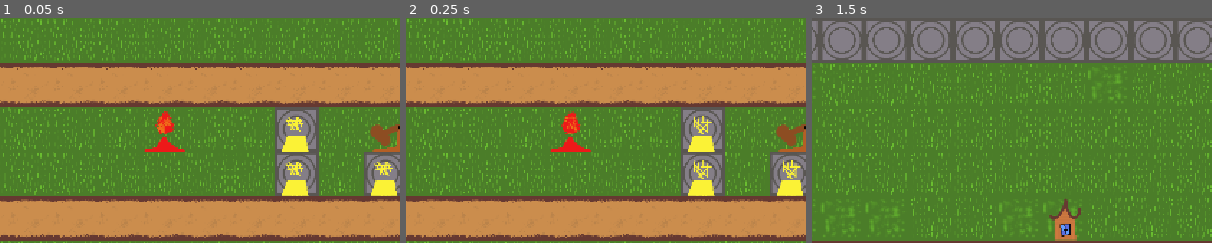
Above: before the commit, frames 1-3 (left to right).
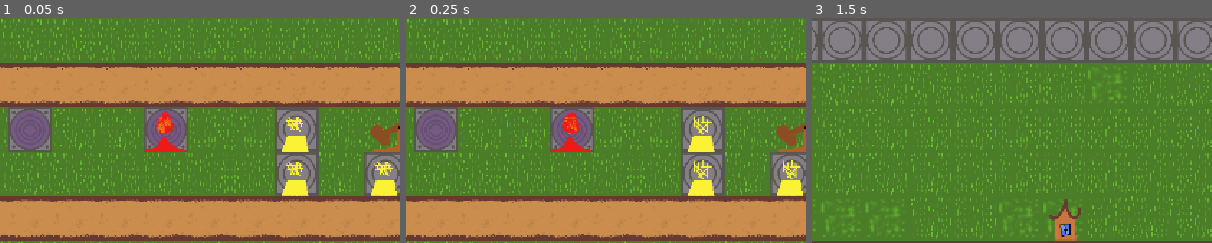
Above: after the commit, the same moments.

Repository: PeanutPiglet/SlimeTiming
Game: Godot game, scene res://levels/level0.tscn
Two runs of this game, one before a commit and one after it. Both use one fixed random seed, a clock stepped at 60 frames per second and the inputs below.
Inputs:
- Up to frame 1 (0.05 s): no input
- Up to frame 2 (0.25 s): no input
- Up to frame 3 (1.5 s): hold Right (ui_right) 0.53-1.28 s; hold Shift (active) 0.53-1.28 s; tap 1 (spawn1) at 0.8, 1.35 s; tap Enter at 1.25 s; hold Down (ui_down) from 1.28 s (still down)
The pictures show only the part of the screen within x 21-71%, y 0-50%; the shares and areas given below are measured in that part.

The runs differ from the first frame. In frame 1, 3.8% of the frame differs, in the area x 2-47%, y 39-60%; in frame 2, 3.8%; in frame 3, nothing differs.

Commit message:
fix: adjust teleporter visuals

Diff:
--- a/levels/level0.tscn
+++ b/levels/level0.tscn
@@ -7,6 +7,7 @@
 [ext_resource type="PackedScene" uid="uid://bptuvu374ctg8" path="res://towers/base.tscn" id="4_4kw1h"]
 [ext_resource type="PackedScene" uid="uid://xqoft64y02u2" path="res://towers/fire_tower.tscn" id="5_4kw1h"]
 [ext_resource type="PackedScene" uid="uid://d2j5oolsvoady" path="res://towers/hammertower.tscn" id="7_3vj3r"]
+[ext_resource type="PackedScene" uid="uid://ceusvvbxxqo4l" path="res://special/tower_teleporter.tscn" id="8_p8yh6"]
 
 [node name="Level1" type="Node2D" unique_id=1507277628]
 script = ExtResource("1_7sc02")
@@ -24,6 +25,7 @@
 [node name="tower_list" type="Node2D" parent="." unique_id=1557023929]
 
 [node name="Firetower" parent="tower_list" unique_id=1669962692 instance=ExtResource("5_4kw1h")]
+z_index = 5
 position = Vector2(452, 128)
 
 [node name="Zaptower" parent="tower_list" unique_id=141794231 instance=ExtResource("3_7sc02")]
@@ -45,3 +47,12 @@
 
 [node name="Hammertower" parent="tower_list" unique_id=1346624466 instance=ExtResource("7_3vj3r")]
 position = Vector2(768, 128)
+
+[node name="TowerTeleporter" parent="tower_list" unique_id=464087738 node_paths=PackedStringArray("destination", "tower") instance=ExtResource("8_p8yh6")]
+position = Vector2(452, 128)
+destination = NodePath("../TowerTeleporter2")
+tower = NodePath("../Firetower")
+
+[node name="TowerTeleporter2" parent="tower_list" unique_id=974687577 node_paths=PackedStringArray("destination") instance=ExtResource("8_p8yh6")]
+position = Vector2(256, 128)
+destination = NodePath("../TowerTeleporter")
--- a/special/tower_teleporter.gd
+++ b/special/tower_teleporter.gd
@@ -16,7 +16,10 @@
 func activate():
 	print("TELEPORTING")
 	if tower:
+		$AnimatedSprite2D.play()
 		$Timer.start()
+		if not destination.tower:
+			destination.get_node("AnimatedSprite2D").play()
 
 
 func _on_timer_timeout() -> void:
--- a/special/tower_teleporter.tscn
+++ b/special/tower_teleporter.tscn
@@ -48,6 +48,7 @@
 health = 10
 
 [node name="AnimatedSprite2D" type="AnimatedSprite2D" parent="." unique_id=954795611]
+position = Vector2(32, 32)
 sprite_frames = SubResource("SpriteFrames_ddpoh")
 
 [node name="Timer" type="Timer" parent="." unique_id=1406150353]
